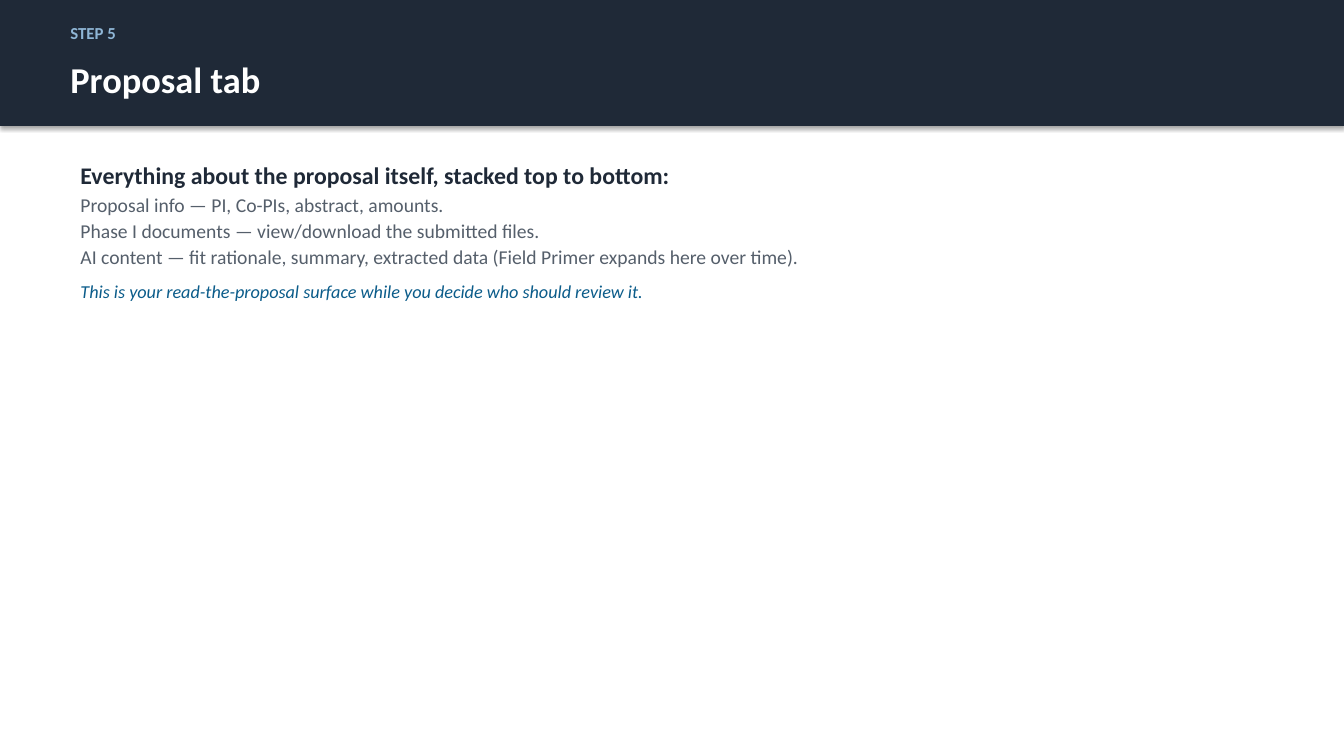
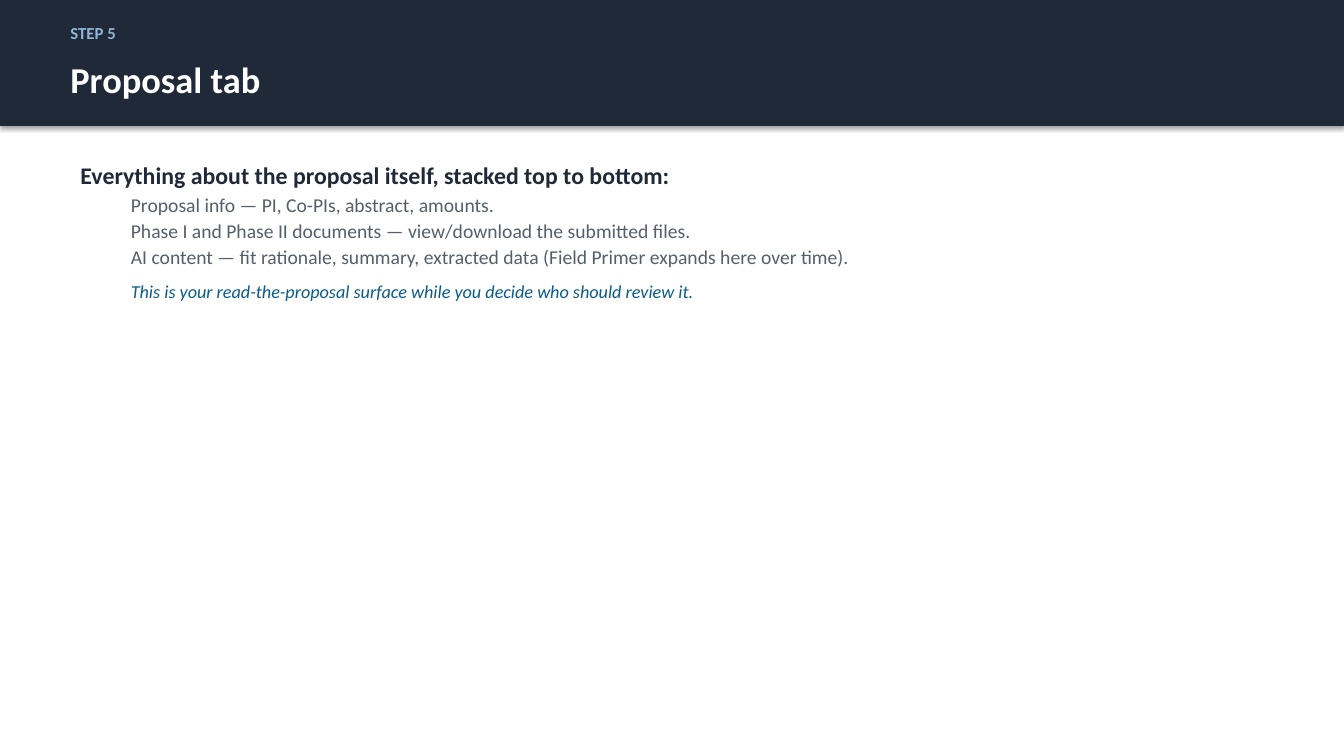
Before and after one commit to justingallivan/wmkf-research-apps, a slide deck: slide 12 of docs/onboarding/Workbench_Onboarding_PD.pptx. Drawn at 1344x756 pixels with LibreOffice and Linux fonts; fonts in the diff are those of the drawing. Boxes give left, top, right and bottom in pixels: in the first picture for what was removed or moved away, otherwise in the second. Text is boxed around its words. In the diff, an @@ line names an element or a change of style, - is before the commit and + after.

```diff
--- a/docs/onboarding/Workbench_Onboarding_PD.pptx
+++ b/docs/onboarding/Workbench_Onboarding_PD.pptx
@@ text at <box>131,198,848,301</box>: indent changed @@
@@ text at <box>131,224,690,239</box>: text changed @@
-  Phase I documents — view/download the submitted files.
+  Phase I and Phase II documents — view/download the submitted files.
```
Also in this commit, not shown: 12 other slides changed, 4 other files.
